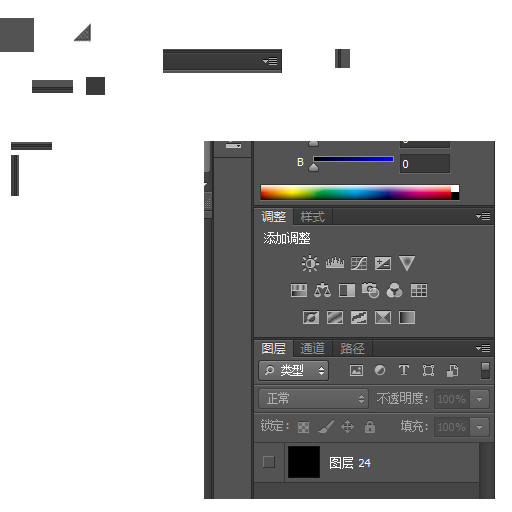
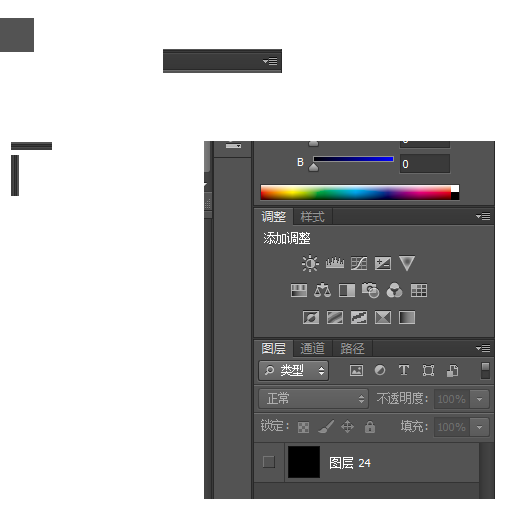
The second 512x512 image is a revision of the first. Changes to its layers:
painted on "图层 4 副本" over [32, 23, 350, 95]
removed layer "图层 3" over [32, 23, 350, 95]
